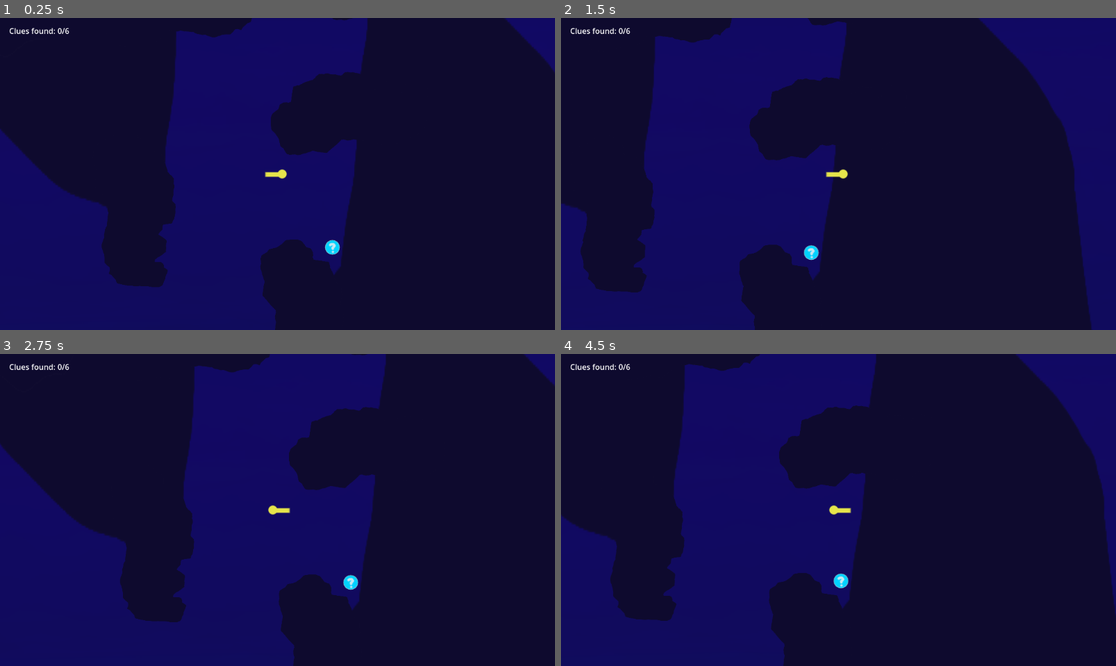
Above: before the commit, frames 1-4 (two rows, left to right).
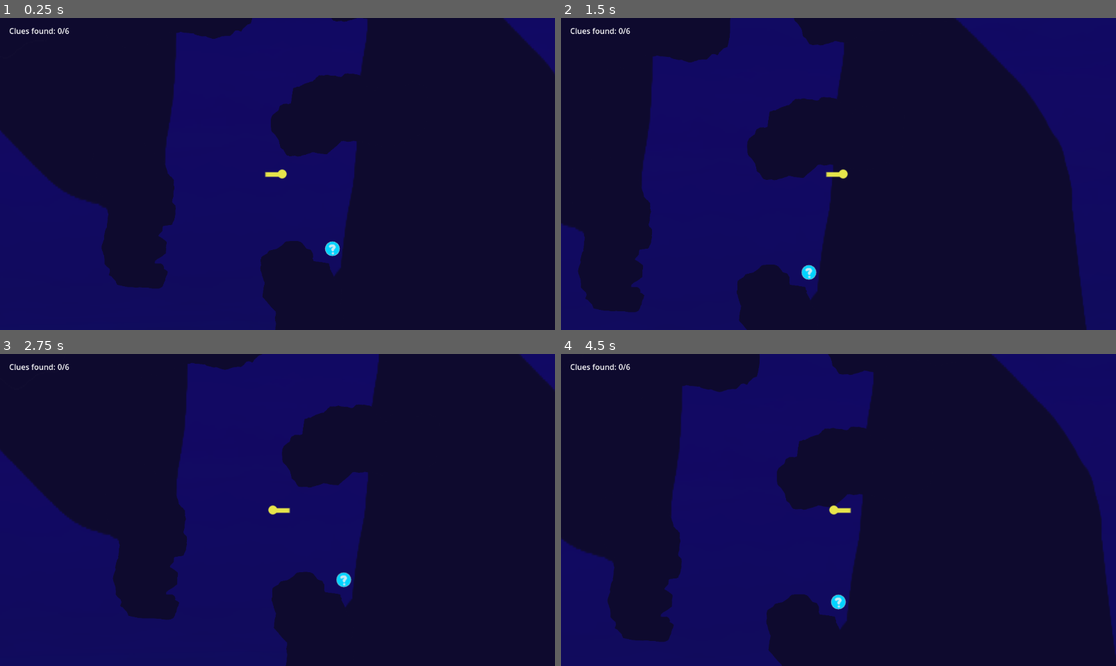
Above: after the commit, the same moments.

Repository: screenpotato/WAVES-next-hit
Game: Godot game, scene res://src/main.tscn
Same seed, same stepped clock (60 frames per second), same inputs: the game is played once before the commit and once after it.
Inputs:
- Up to frame 1 (0.25 s): no input
- Up to frame 2 (1.5 s): tap Enter (ui_accept) at 0.5, 0.77 s; hold Right (ui_right) from 0.53 s (still down)
- Up to frame 3 (2.75 s): tap Enter (ui_accept) at 1.52 s; release Right (ui_right) at 2.03 s; hold Left (ui_left) from 2.03 s (still down)
- Up to frame 4 (4.5 s): release Left (ui_left) at 2.78 s; hold Right (ui_right) 2.78-4.28 s; tap Enter (ui_accept) at 3.02, 3.77 s; hold Left (ui_left) from 4.28 s (still down)

The runs differ from the first frame. In frame 1, 0.6% of the frame differs, in the area x 0-100%, y 0-99%; in frame 2, 8.1%; in frame 3, 3.9%; in frame 4, 8.7%, in the area x 0-100%, y 0-100%.

Commit message:
SLIGHTLY adjust movement physics to make more sense for top-down

Diff:
--- a/project.godot
+++ b/project.godot
@@ -52,7 +52,7 @@
 
 [physics]
 
-2d/default_gravity=100.0
+2d/default_gravity=0.0
 
 [rendering]
 
